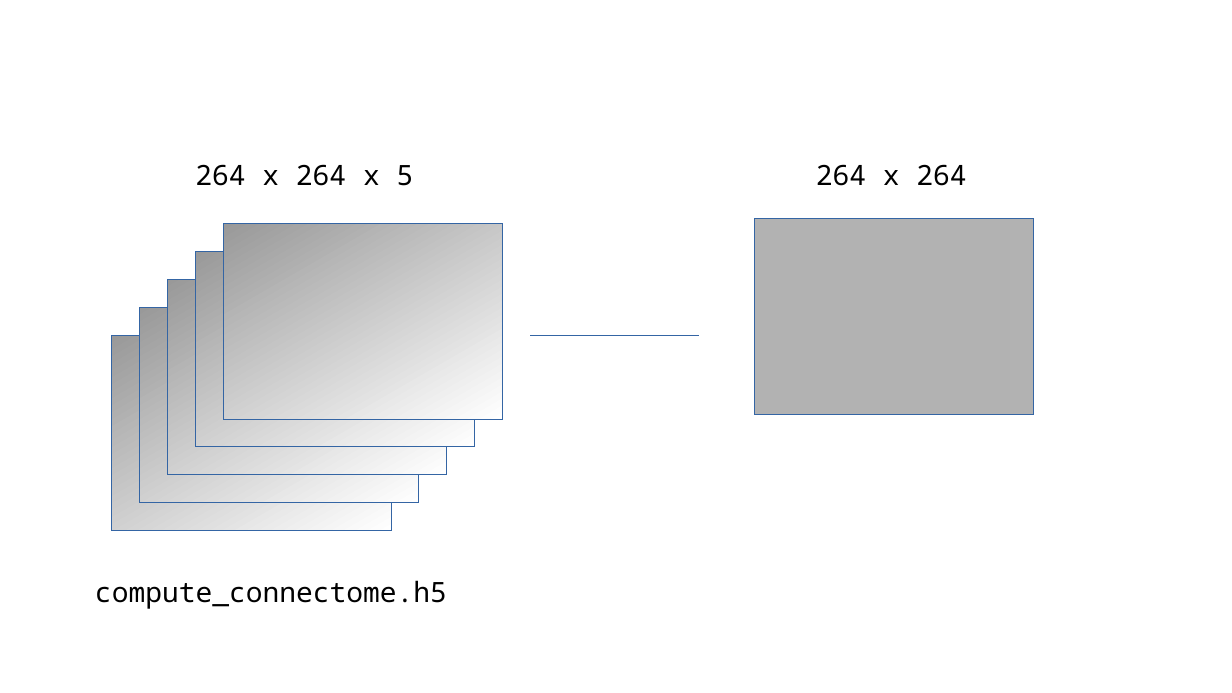
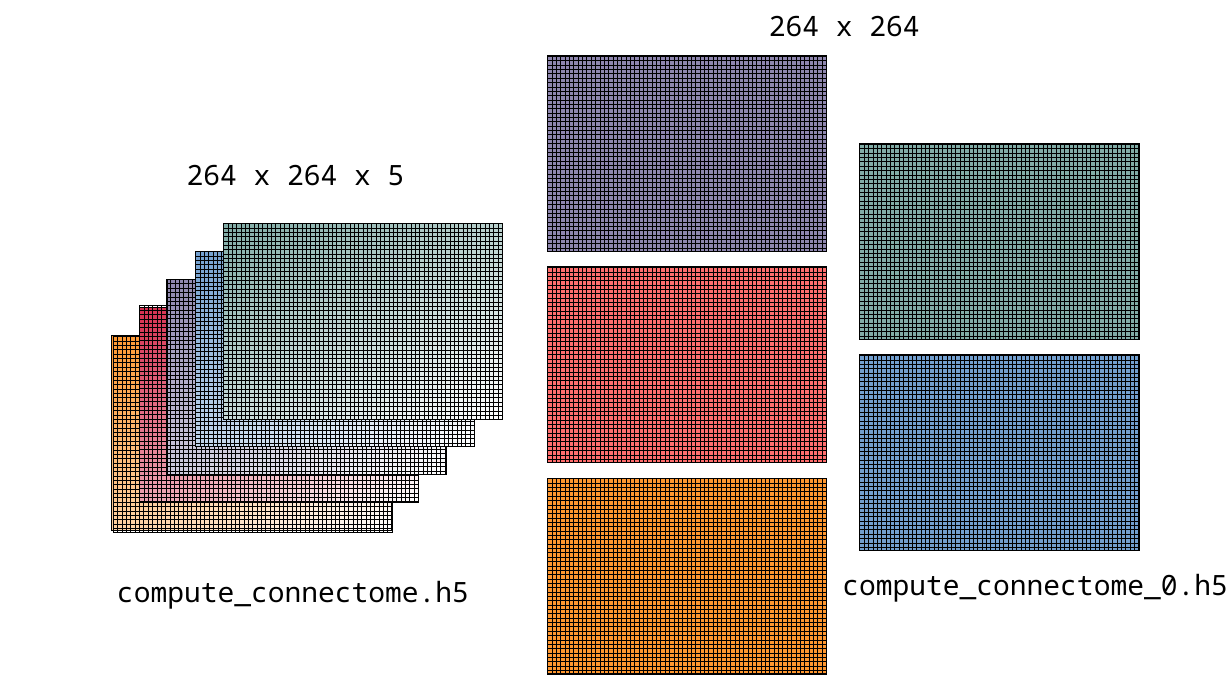
Before and after one commit to pantaray/RSE23-talk, a slide deck: slide 5 of imgs/virtual_dataset_illustration.odp (slide 1 before the commit). Drawn at 1232x693 pixels with LibreOffice and Linux fonts; fonts in the diff are those of the drawing. Boxes give left, top, right and bottom in pixels: in the first picture for what was removed or moved away, otherwise in the second. Text is boxed around its words. In the diff, an @@ line names an element or a change of style, - is before the commit and + after.

```diff
--- a/imgs/virtual_dataset_illustration.odp
+++ b/imgs/virtual_dataset_illustration.odp
@@ text "264 x 264": place and size @@
-text "264 x 264" at (816, 164, 966, 186)
+text "264 x 264" at (769, 15, 919, 37)
@@ rectangle added at (548, 56, 827, 252), fill #8E86AE, outline #000000 0 pt @@
@@ rectangle added at (548, 56, 827, 252), fill pattern #000000 on #FFFFFF, outline #000000 0 pt @@
@@ rectangle added at (860, 144, 1139, 340), fill #81ACA6, outline #000000 0 pt @@
@@ rectangle added at (860, 144, 1139, 340), fill pattern #000000 on #FFFFFF, outline #000000 0 pt @@
@@ text "264 x 264 x 5": place and size @@
-text "264 x 264 x 5" at (195, 164, 414, 186)
+text "264 x 264 x 5" at (187, 164, 405, 186)
@@ rectangle at (224, 224, 503, 419): fill gradient #999999 to #FFFFFF to gradient #81ACA6 to #FFFFFF; outline #3465A4 0 pt to #000000 0 pt @@
@@ rectangle added at (224, 224, 503, 419), fill pattern #000000 on #FFFFFF, outline #000000 0 pt @@
@@ rectangle removed at (755, 219, 1034, 415) @@
@@ rectangle at (196, 252, 475, 447): fill gradient #999999 to #FFFFFF to gradient #729FCF to #FFFFFF; outline #3465A4 0 pt to #000000 0 pt @@
@@ rectangle added at (196, 252, 475, 447), fill pattern #000000 on #FFFFFF, outline #000000 0 pt @@
@@ rectangle added at (548, 267, 827, 463), fill #FF6D6D, outline #000000 0 pt @@
@@ rectangle added at (548, 267, 827, 463), fill pattern #000000 on #FFFFFF, outline #000000 0 pt @@
@@ rectangle added at (167, 279, 446, 475), fill pattern #000000 on #FFFFFF, outline #000000 0 pt @@
@@ rectangle at (168, 279, 447, 475): fill gradient #999999 to #FFFFFF to gradient #8E86AE to #FFFFFF; outline #3465A4 0 pt to #000000 0 pt @@
@@ rectangle at (140, 307, 419, 503): fill gradient #999999 to #FFFFFF to gradient #D62E4E to #FFFFFF; outline #3465A4 0 pt to #000000 0 pt @@
@@ rectangle added at (140, 306, 419, 502), fill pattern #000000 on #FFFFFF, outline #000000 0 pt @@
@@ rectangle at (112, 335, 391, 531): fill gradient #999999 to #FFFFFF to gradient #FF972F to #FFFFFF; outline #3465A4 0 pt to #000000 0 pt @@
@@ rectangle added at (113, 337, 392, 532), fill pattern #000000 on #FFFFFF, outline #000000 0 pt @@
@@ right arrow removed at (531, 335, 699, 335) @@
@@ rectangle added at (860, 356, 1139, 551), fill #729FCF, outline #000000 0 pt @@
@@ rectangle added at (860, 356, 1139, 551), fill pattern #000000 on #FFFFFF, outline #000000 0 pt @@
@@ rectangle added at (548, 478, 827, 674), fill #FF972F, outline #000000 0 pt @@
@@ rectangle added at (548, 478, 827, 674), fill pattern #000000 on #FFFFFF, outline #000000 0 pt @@
@@ text "compute_connectome.h5": place and size @@
-text "compute_connectome.h5" at (95, 580, 447, 609)
+text "compute_connectome.h5" at (117, 580, 469, 609)
@@ text added at (842, 573, 1228, 602), 18 pt, text #000000 @@
+compute_connectome_0.h5
```
Also in this commit, not shown: 5 slides added, 6 other files.
